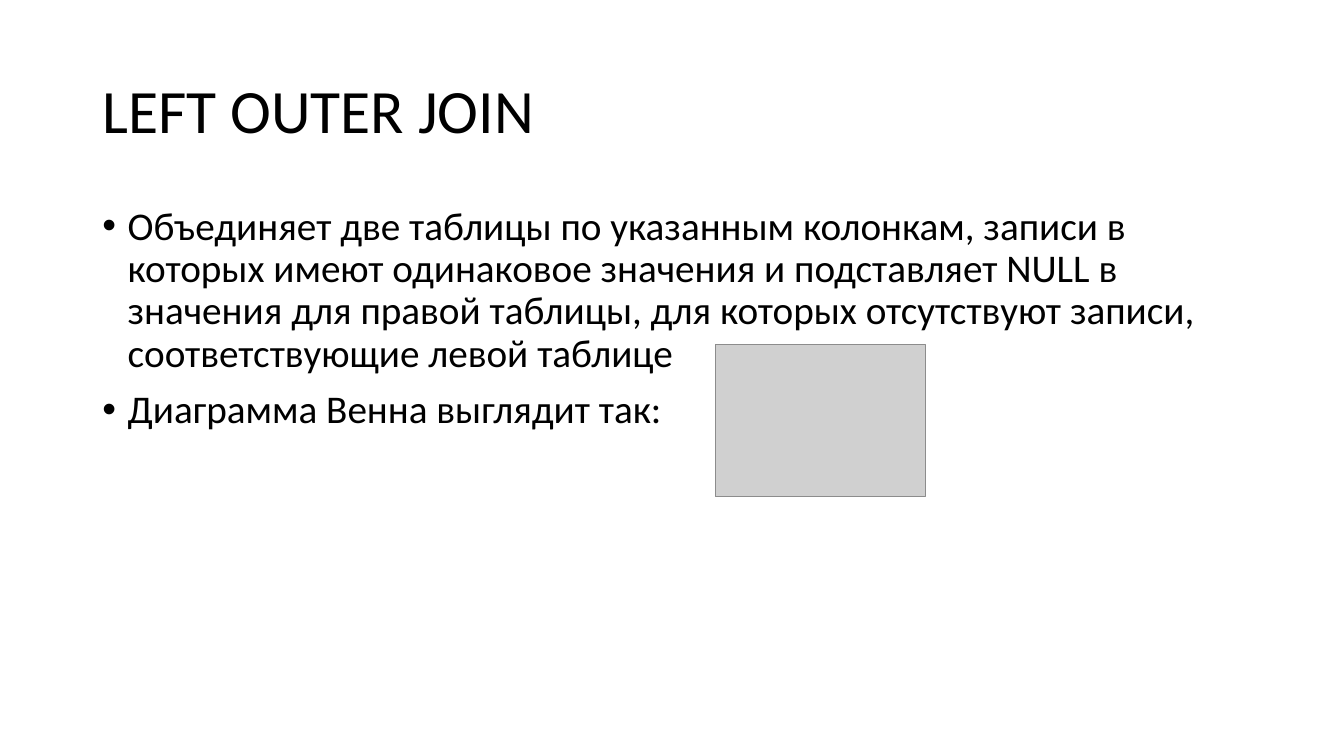
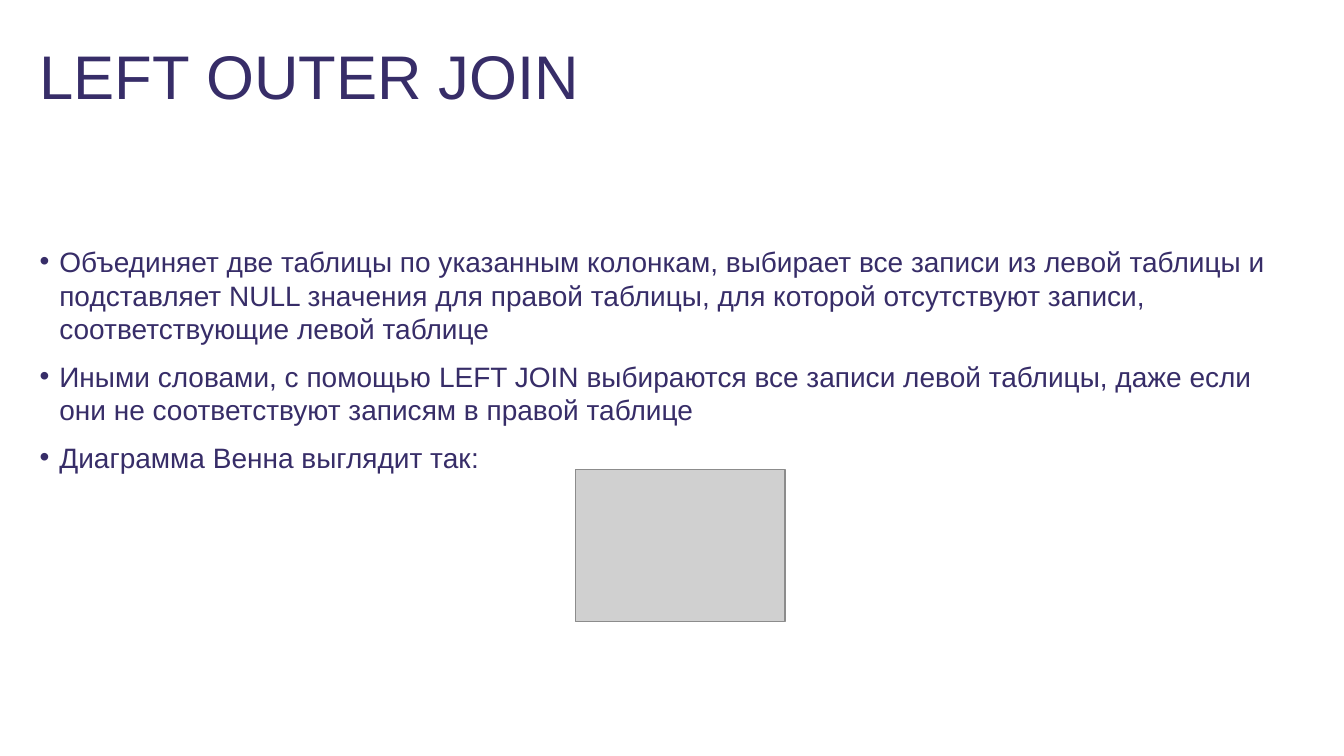
Before and after one commit to dmitriykuptsov/SQL, a slide deck: slide 39 of sql.pptx (slide 30 before the commit). Drawn at 1344x756 pixels with LibreOffice and Linux fonts; fonts in the diff are those of the drawing; grey boxes stand for pictures; background and template pictures are left out. Boxes give left, top, right and bottom in pixels: in the first picture for what was removed or moved away, otherwise in the second. Text is boxed around its words. In the diff, an @@ line names an element or a change of style, - is before the commit and + after.

```diff
--- a/sql.pptx
+++ b/sql.pptx
@@ title "LEFT OUTER JOIN": place and size @@
-title "LEFT OUTER JOIN" at (102,93,534,134)
+title "LEFT OUTER JOIN" at (40,56,579,100)
@@ title "LEFT OUTER JOIN" at (40,56,579,100): font Calibri to Arial, text colour #000000 to #372D68; line spacing 0.9 to 1; vertical alignment middle to top @@
@@ text "Объединяет две таблицы по указанным ...": place and size @@
-text "Объединяет две таблицы по указанным ..." at (128,213,1194,430)
+text "Объединяет две таблицы по указанным ..." at (59,251,1265,473)
@@ text at (59,251,1265,426): text changed; size 28 to 20 pt; font Calibri to Arial; text colour #000000 to #372D68 @@
-• Объединяет две таблицы по указанным колонкам, записи в которых имеют одинаковое значения и подставляет NULL в значения для правой таблицы, для которых отсутствуют записи, соответствующие левой таблице
+• Объединяет две таблицы по указанным колонкам, выбирает все записи из левой таблицы и подставляет NULL значения для правой таблицы, для которой отсутствуют записи, соответствующие левой таблице
+• Иными словами, с помощью LEFT JOIN выбираются все записи левой таблицы, даже если они не соответствуют записям в правой таблице
@@ text at (59,448,479,473): size 28 to 20 pt, font Calibri to Arial, text colour #000000 to #372D68 in "Диаграмма Венна выглядит так:"; indent changed; line spacing 0.9 to 1 @@
@@ picture: place and size @@
-picture at (715,345,925,497)
+picture at (576,470,785,622)
```
Also in this commit, not shown: 57 other slides changed, 7 slides added, 7 slides removed, 3 other files.
